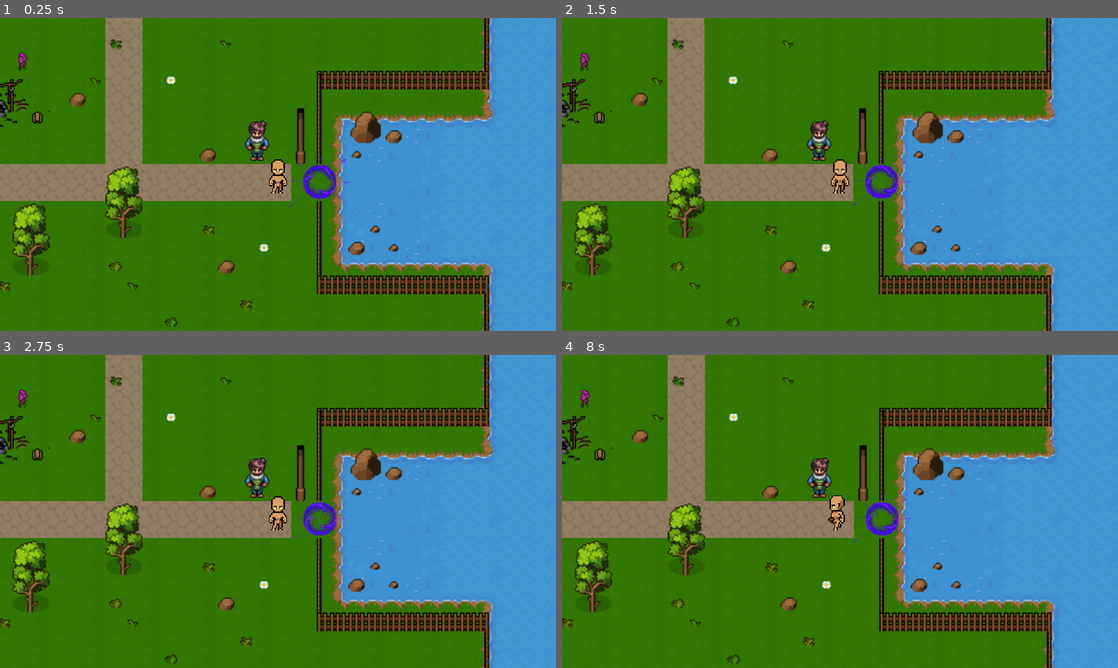
Above: before the commit, frames 1-4 (two rows, left to right).
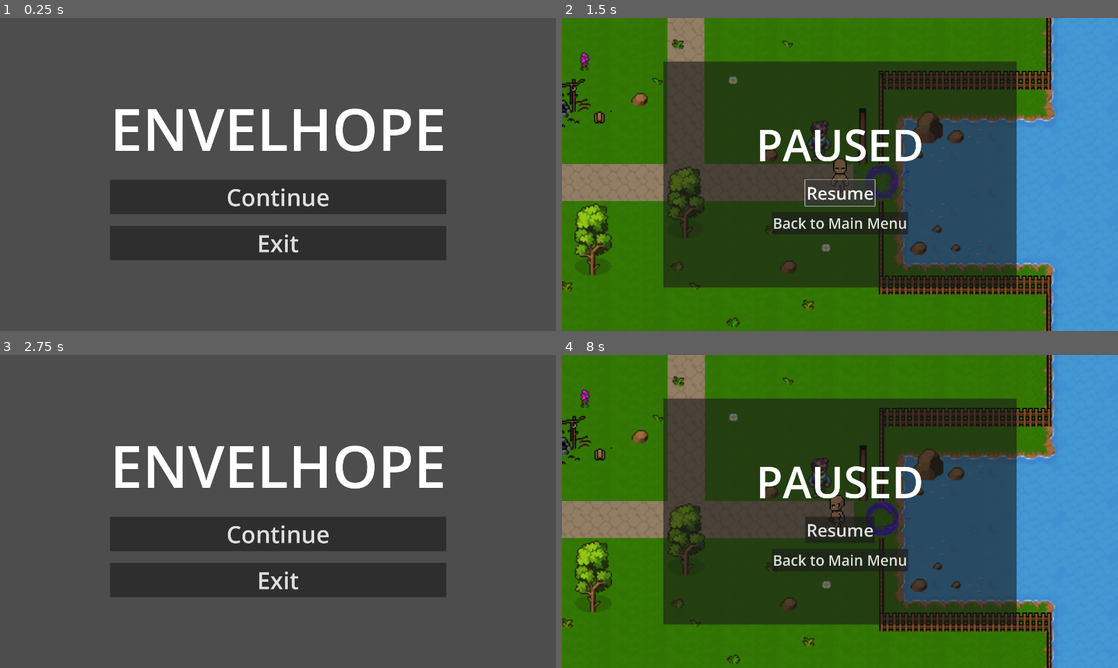
Above: after the commit, the same moments.

Repository: hoaxnt/envelhope-beta
Game: Godot game, scene res://Scenes/utils/main_menu.tscn
The game is run twice, just before and just after one commit, with the same random seed, the same clock (stepped at 60 frames per second) and the same inputs. Before the commit the project starts from res://Scenes/chapters/chapter_1.tscn.
Inputs (mouse positions are in pixels of both pictures, inside the frame that each line leads up to):
- Up to frame 1 (0.25 s): no input
- Up to frame 2 (1.5 s): click (840, 196) at 0.5 s, where only the run after the commit has a clickable "Continue"; click (840, 193) at 1.25 s, where only the run after the commit has a clickable "Resume"
- Up to frame 3 (2.75 s): click (278, 561) at 2 s, where only the run after the commit has a clickable "Back to Main Menu"
- Up to frame 4 (8 s): click (840, 533) at 2.75 s, where only the run after the commit has a clickable "Continue"; hold Right (ui_right) 3.53-4.28 s; hold E (interact) 3.53-4.28 s; hold Down (ui_down) 4.28-5.03 s; tap Shift at 4.35, 5.85, 7.35 s; hold Right (ui_right) 5.03-5.78 s; hold E (interact) 5.03-5.78 s; hold Up (ui_up) 5.78-6.53 s; hold E (interact) 6.53-7.28 s; hold Left (ui_left) from 6.53 s (still down)

The runs differ from the first frame. In frame 1, 100% of the frame differs, in the area x 0-100%, y 0-100%; in frame 2, 44%; in frame 3, 100%; in frame 4, 44%.
Error in both runs: Attempt to call function 'get_child' in base 'null instance' on a null instance. (res://Scripts/characters/npc_plaza/blind_vendor/blind_vendor.gd:13)

Commit message:
feat: added mainmenu

Diff:
--- a/Scenes/chapters/chapter_1.tscn
+++ b/Scenes/chapters/chapter_1.tscn
@@ -6,6 +6,7 @@
 [ext_resource type="PackedScene" uid="uid://4h22a7hemgyb" path="res://scenes/characters/player.tscn" id="4_itjef"]
 [ext_resource type="Script" uid="uid://tdyss6nwpwej" path="res://scripts/utils/portal.gd" id="5_k2l3u"]
 [ext_resource type="Texture2D" uid="uid://dnhad78k1oqjp" path="res://assets/utils/portal.png" id="6_k2l3u"]
+[ext_resource type="Script" uid="uid://dw54htboca3s2" path="res://scripts/utils/paused_menu.gd" id="7_sx3b6"]
 
 [sub_resource type="CircleShape2D" id="CircleShape2D_k2l3u"]
 radius = 6.8259025
@@ -97,4 +98,56 @@
 sprite_frames = SubResource("SpriteFrames_cq1mj")
 autoplay = "default"
 
+[node name="CanvasLayer" type="CanvasLayer" parent="."]
+
+[node name="MainMenu" type="Control" parent="CanvasLayer"]
+layout_mode = 3
+anchors_preset = 15
+anchor_right = 1.0
+anchor_bottom = 1.0
+grow_horizontal = 2
+grow_vertical = 2
+script = ExtResource("7_sx3b6")
+
+[node name="MarginContainer" type="MarginContainer" parent="CanvasLayer/MainMenu"]
+layout_mode = 1
+anchors_preset = 15
+anchor_right = 1.0
+anchor_bottom = 1.0
+grow_horizontal = 2
+grow_vertical = 2
+theme_override_constants/margin_left = 350
+theme_override_constants/margin_top = 150
+theme_override_constants/margin_right = 350
+theme_override_constants/margin_bottom = 150
+
+[node name="Background" type="Panel" parent="CanvasLayer/MainMenu/MarginContainer"]
+layout_mode = 2
+
+[node name="VBoxContainer" type="VBoxContainer" parent="CanvasLayer/MainMenu/MarginContainer"]
+layout_mode = 2
+theme_override_constants/separation = 20
+alignment = 1
+
+[node name="Title" type="Label" parent="CanvasLayer/MainMenu/MarginContainer/VBoxContainer"]
+layout_mode = 2
+theme_override_font_sizes/font_size = 150
+text = "PAUSED"
+horizontal_alignment = 1
+vertical_alignment = 1
+
+[node name="ResumeButton" type="Button" parent="CanvasLayer/MainMenu/MarginContainer/VBoxContainer"]
+layout_mode = 2
+size_flags_horizontal = 4
+theme_override_font_sizes/font_size = 60
+text = "Resume"
+
+[node name="MainMenuButton" type="Button" parent="CanvasLayer/MainMenu/MarginContainer/VBoxContainer"]
+layout_mode = 2
+size_flags_horizontal = 4
+theme_override_font_sizes/font_size = 50
+text = "Back to Main Menu"
+
 [connection signal="body_entered" from="Portal" to="Portal" method="_on_body_entered"]
+[connection signal="pressed" from="CanvasLayer/MainMenu/MarginContainer/VBoxContainer/ResumeButton" to="CanvasLayer/MainMenu" method="_on_resume_button_pressed"]
+[connection signal="pressed" from="CanvasLayer/MainMenu/MarginContainer/VBoxContainer/MainMenuButton" to="CanvasLayer/MainMenu" method="_on_main_menu_button_pressed"]
--- a/Scenes/utils/main_menu.tscn
+++ b/Scenes/utils/main_menu.tscn
@@ -1,6 +1,46 @@
 [gd_scene load_steps=2 format=3 uid="uid://dakmfuhim8ksf"]
 
-[ext_resource type="Script" uid="uid://bbqrh4pa87t8k" path="res://scripts/main_menu.gd" id="1_iaex4"]
+[ext_resource type="Script" uid="uid://bbqrh4pa87t8k" path="res://scripts/utils/main_menu.gd" id="1_iaex4"]
 
-[node name="MainMenu" type="Node2D"]
+[node name="MainMenu" type="Control"]
+layout_mode = 3
+anchors_preset = 15
+anchor_right = 1.0
+anchor_bottom = 1.0
+grow_horizontal = 2
+grow_vertical = 2
 script = ExtResource("1_iaex4")
+
+[node name="VBoxContainer" type="VBoxContainer" parent="."]
+layout_mode = 1
+anchors_preset = 13
+anchor_left = 0.5
+anchor_right = 0.5
+anchor_bottom = 1.0
+offset_left = -182.0
+offset_right = 182.0
+grow_horizontal = 2
+grow_vertical = 2
+theme_override_constants/separation = 40
+alignment = 1
+
+[node name="Title" type="Label" parent="VBoxContainer"]
+layout_mode = 2
+theme_override_font_sizes/font_size = 201
+text = "ENVELHOPE"
+horizontal_alignment = 1
+vertical_alignment = 1
+
+[node name="StartButton" type="Button" parent="VBoxContainer"]
+layout_mode = 2
+theme_override_font_sizes/font_size = 81
+text = "Continue"
+
+[node name="ExitButton" type="Button" parent="VBoxContainer"]
+layout_mode = 2
+theme_override_font_sizes/font_size = 81
+text = "Exit
+"
+
+[connection signal="pressed" from="VBoxContainer/StartButton" to="." method="_on_start_button_pressed"]
+[connection signal="pressed" from="VBoxContainer/ExitButton" to="." method="_on_exit_button_pressed"]
--- a/Scripts/Chapters/chapter_1.gd
+++ b/Scripts/Chapters/chapter_1.gd
@@ -4,8 +4,3 @@
 # Called when the node enters the scene tree for the first time.
 func _ready() -> void:
 	print("Chapter1")
-
-
-# Called every frame. 'delta' is the elapsed time since the previous frame.
-func _process(_delta: float) -> void:
-	pass
--- a/Scripts/characters/player_island.gd
+++ b/Scripts/characters/player_island.gd
@@ -7,10 +7,10 @@
 
 	pass
 
-func _process(delta):
+func _process(_delta):
 	pass
 
-func _physics_process(delta):
+func _physics_process(_delta):
 	velocity = Vector2(
 		Input.get_action_strength("move_right") - Input.get_action_strength("move_left"),
 		Input.get_action_strength("move_down") - Input.get_action_strength("move_up")
--- a/Scripts/main_menu.gd
+++ /dev/null
@@ -1,10 +0,0 @@
-extends Node2D
-
-# Called when the node enters the scene tree for the first time
-func _ready():
-	get_tree().change_scene_to_file("res://scenes/chapters/chapter_2.tscn")
-	print("Goto 2")
-
-# Called every frame. 'delta' is the elapsed time since the previous frame.
-func _process(delta):
-	pass
--- /dev/null
+++ b/Scripts/utils/main_menu.gd
@@ -0,0 +1,8 @@
+extends Control
+
+func _on_start_button_pressed() -> void:
+	get_tree().current_scene.call_deferred("queue_free")
+	get_tree().call_deferred("change_scene_to_file", "res://scenes/chapters/chapter_1.tscn")
+
+func _on_exit_button_pressed() -> void:
+	get_tree().quit()
--- /dev/null
+++ b/Scripts/utils/paused_menu.gd
@@ -0,0 +1,13 @@
+extends Control
+
+func _ready() -> void:
+	pass # Replace with function body.
+
+
+func _on_resume_button_pressed() -> void:
+	pass # Replace with function body.
+
+
+func _on_main_menu_button_pressed() -> void:
+	get_tree().current_scene.call_deferred("queue_free")
+	get_tree().call_deferred("change_scene_to_file", "res://scenes/utils/main_menu.tscn")
--- a/project.godot
+++ b/project.godot
@@ -11,7 +11,7 @@
 [application]
 
 config/name="Envelhope"
-run/main_scene="uid://btiivx7viv3y6"
+run/main_scene="uid://dakmfuhim8ksf"
 config/features=PackedStringArray("4.5", "GL Compatibility")
 config/icon="uid://dxk4o3kip1r4m"
 
@@ -19,8 +19,8 @@
 
 window/size/viewport_width=1920
 window/size/viewport_height=1080
-window/size/window_width_override=640
-window/size/window_height_override=360
+window/size/window_width_override=1000
+window/size/window_height_override=550
 window/stretch/mode="viewport"
 
 [editor]
@@ -70,6 +70,11 @@
 "events": [Object(InputEventKey,"resource_local_to_scene":false,"resource_name":"","device":-1,"window_id":0,"alt_press …(192 unchanged characters)…
 ]
 }
+mainmenu={
+"deadzone": 0.2,
+"events": [Object(InputEventKey,"resource_local_to_scene":false,"resource_name":"","device":-1,"window_id":0,"alt_pressed":false,"shift_pressed":false,"ctrl_pressed":false,"meta_pressed":false,"pressed":false,"keycode":0,"physical_keycode":4194305,"key_label":0,"unicode":0,"location":0,"echo":false,"script":null)
+]
+}
 
 [internationalization]
 
Not shown: 1 places in Scenes/chapters/chapter_1.tscn that only renumber resources
Renamed: Scripts/main_menu.gd.uid -> Scripts/utils/main_menu.gd.uid
Not shown, added: Scripts/utils/paused_menu.gd.uid
